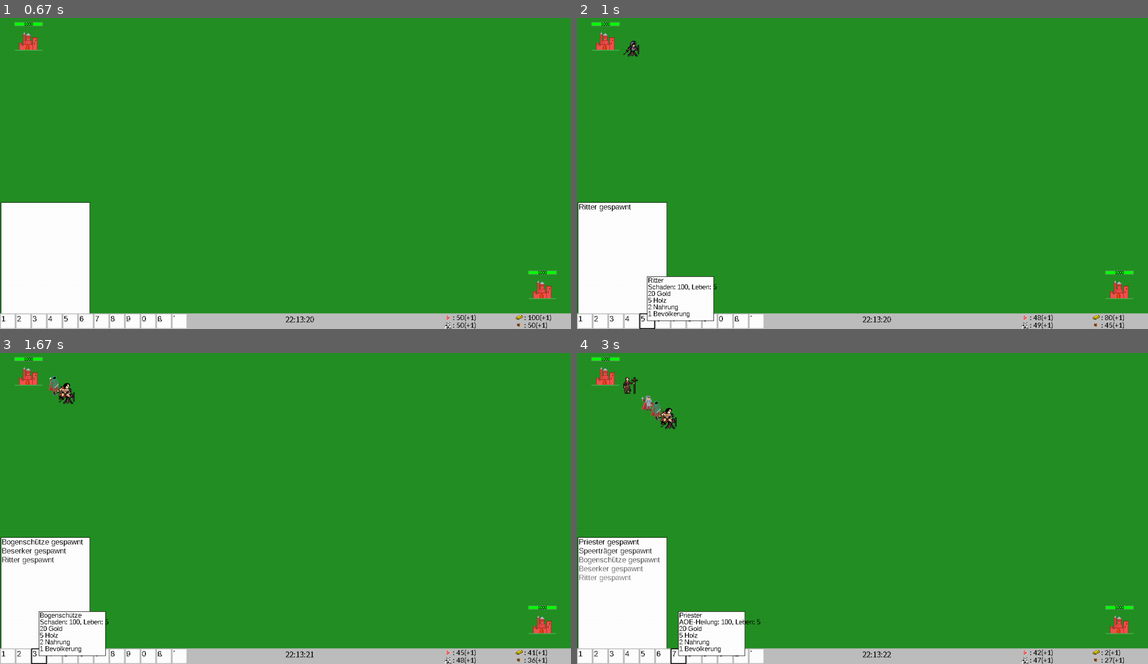
Above: before the commit, frames 1-4 (two rows, left to right).
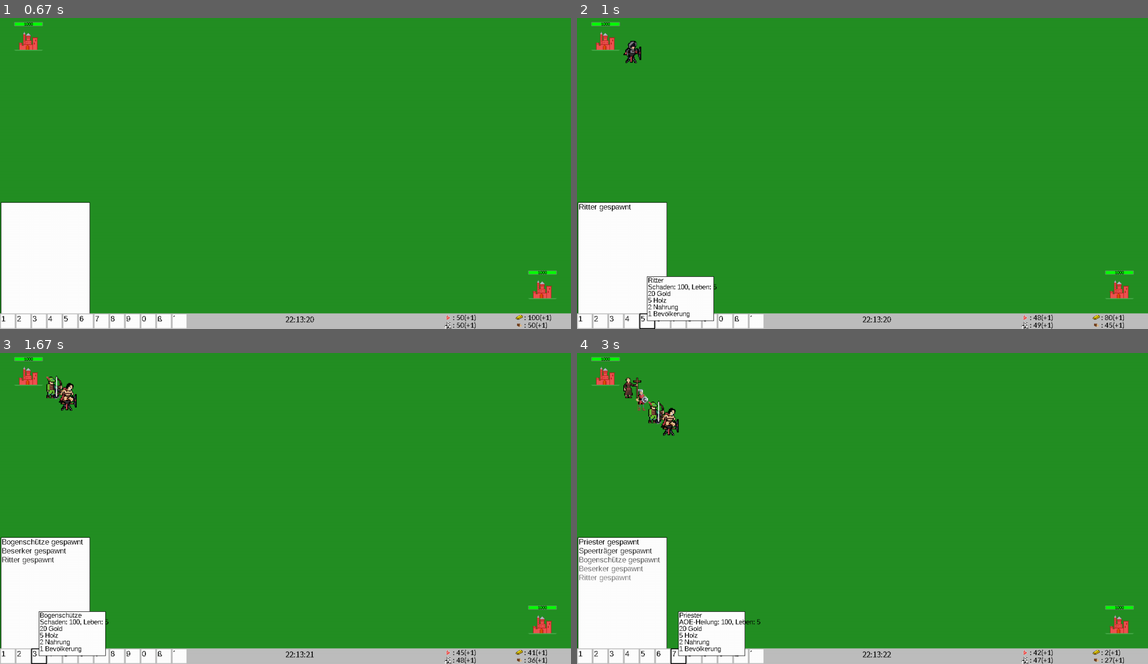
Above: after the commit, the same moments.

Repository: hammerfaul/PyGame
Game: pygame game, started from main.py
Same seed, same stepped clock (60 frames per second), same inputs: the game is played once before the commit and once after it.
Inputs (mouse positions are in pixels of both pictures, inside the frame that each line leads up to):
- Up to frame 1 (0.67 s): click "Start" at 0.38 s
- Up to frame 2 (1 s): click "5" at 0.72 s
- Up to frame 3 (1.67 s): click "2" at 1.05 s; click "3" at 1.38 s
- Up to frame 4 (3 s): click (873, 393) at 1.72 s; click "1" at 2.05 s; click (845, 449) at 2.38 s; click "7" at 2.72 s

Frame 1 is identical in both runs. In frame 2, 0.1% of the frame differs, in the area x 8-12%, y 7-15%; in frame 3, 0.4%; in frame 4, 0.6%, in the area x 8-18%, y 7-27%.

Commit message:
Minions sind nun alle gleich groß -> miinions auf einer luafhöhe blaue minions gucken nun in die andere richtung Minions überarbeitet

Diff:
--- a/main.py
+++ b/main.py
@@ -73,7 +73,7 @@
         minions[minions_alive].y = base_1.y + 30
         minions[minions_alive].speed = Berserk.speed
         minions[minions_alive].base = pygame.image.load("resources/beserker red.png")
-        minions[minions_alive].base = pygame.transform.scale(minions[minions_alive].base, (39, 39))
+        minions[minions_alive].base = pygame.transform.scale(minions[minions_alive].base, (50, 50))
         minions_alive += 1
         Info.newmessage(text="Beserker gespawnt")
     else:
@@ -93,7 +93,7 @@
         minions[minions_alive].y = base_1.y + 30
         minions[minions_alive].speed = Archer.speed
         minions[minions_alive].base = pygame.image.load("resources/archer red.png")
-        minions[minions_alive].base = pygame.transform.scale(minions[minions_alive].base, (42, 42))
+        minions[minions_alive].base = pygame.transform.scale(minions[minions_alive].base, (50, 50))
         minions_alive += 1
         Info.newmessage(text="Bogenschütze gespawnt")
     else:
@@ -133,7 +133,7 @@
         minions[minions_alive].y = base_1.y + 30
         minions[minions_alive].speed = Knight.speed
         minions[minions_alive].base = pygame.image.load("resources/knight red.png")
-        minions[minions_alive].base = pygame.transform.scale(minions[minions_alive].base, (35, 35))
+        minions[minions_alive].base = pygame.transform.scale(minions[minions_alive].base, (50, 50))
         minions_alive += 1
         Info.newmessage(text="Ritter gespawnt")
     else:
@@ -153,7 +153,7 @@
         minions[minions_alive].y = base_1.y + 30
         minions[minions_alive].speed = Mage.speed
         minions[minions_alive].base = pygame.image.load("resources/mage red.png")
-        minions[minions_alive].base = pygame.transform.scale(minions[minions_alive].base, (60, 60))
+        minions[minions_alive].base = pygame.transform.scale(minions[minions_alive].base, (50, 50))
         minions_alive += 1
         Info.newmessage(text="Magier gespawnt")
     else:
@@ -173,7 +173,7 @@
         minions[minions_alive].y = base_1.y + 30
         minions[minions_alive].speed = Priest.speed
         minions[minions_alive].base = pygame.image.load("resources/priest red.png")
-        minions[minions_alive].base = pygame.transform.scale(minions[minions_alive].base, (40, 40))
+        minions[minions_alive].base = pygame.transform.scale(minions[minions_alive].base, (50, 50))
         minions_alive += 1
         Info.newmessage(text="Priester gespawnt")
     else:
Binary file changed: resources/archer blue.png
Binary file changed: resources/archer red.png
Binary file changed: resources/beserker blue.png
Binary file changed: resources/beserker red.png
Binary file changed: resources/horse blue.png
Binary file changed: resources/horse red.png
Binary file changed: resources/knight blue.png
Binary file changed: resources/knight red.png
Binary file changed: resources/mage blue.png
Binary file removed: resources/mage red.png
Binary file changed: resources/priest blue.png
Binary file changed: resources/speer blue.png
(and 1 more such lines)
